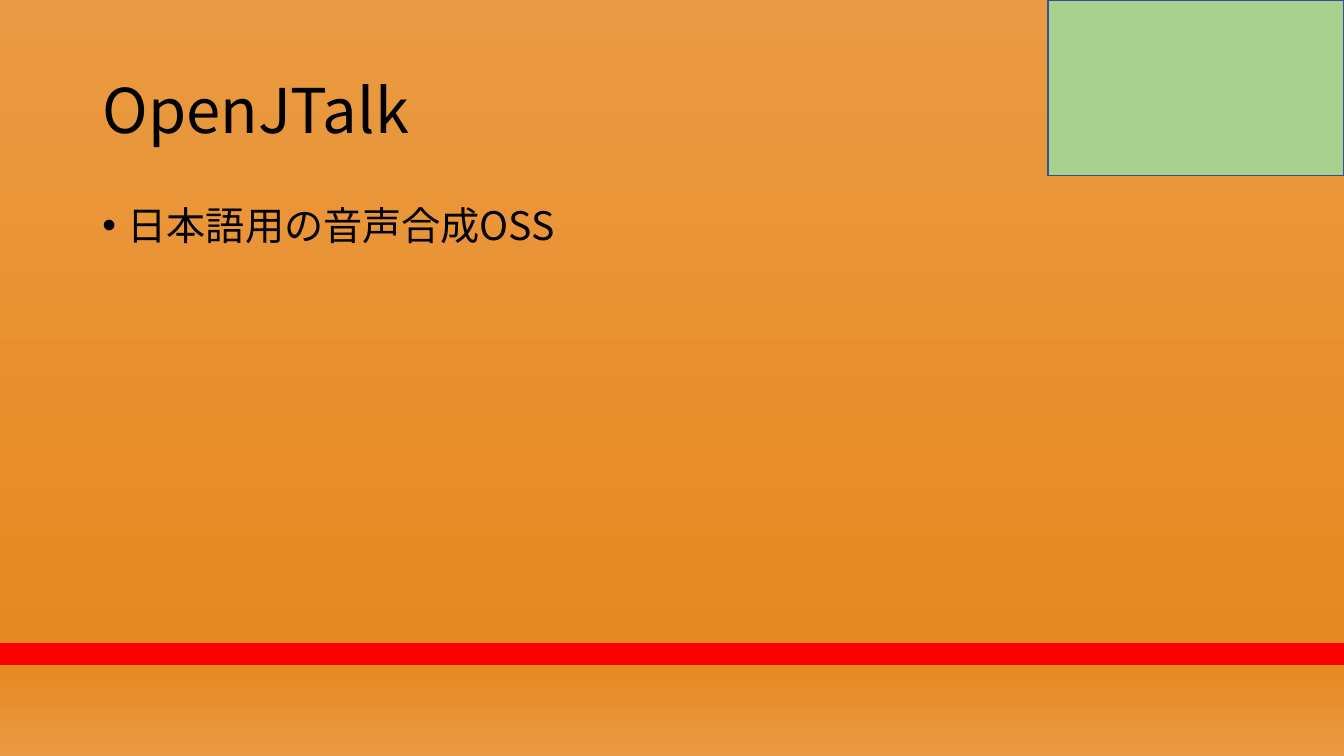
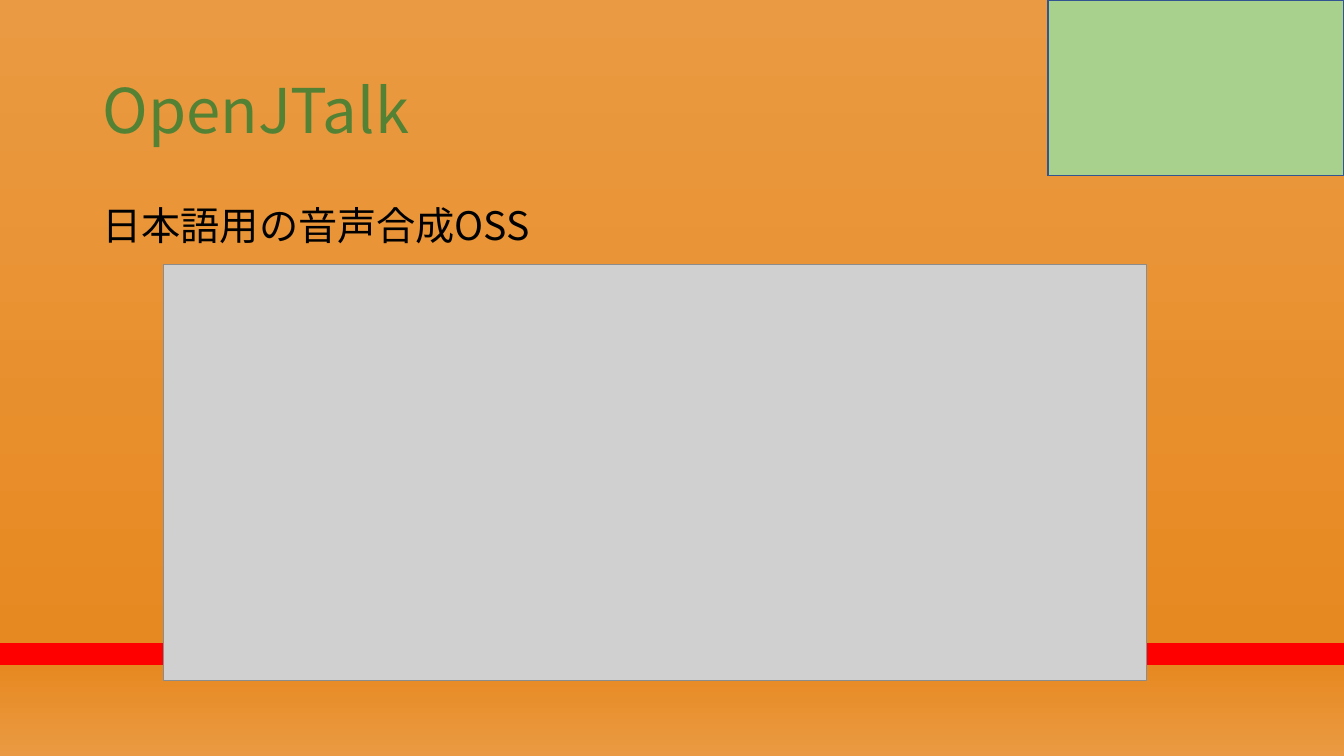
Before and after one commit to RikiishiSuzunosuke/AIspeaker_yosie, a slide deck: slide 16 of presentation/第二回プレゼン_アウトライン.pptx. Drawn at 1344x756 pixels with LibreOffice and Linux fonts; fonts in the diff are those of the drawing; grey boxes stand for pictures. Boxes give left, top, right and bottom in pixels: in the first picture for what was removed or moved away, otherwise in the second. Text is boxed around its words. In the diff, an @@ line names an element or a change of style, - is before the commit and + after.

```diff
--- a/presentation/第二回プレゼン_アウトライン.pptx
+++ b/presentation/第二回プレゼン_アウトライン.pptx
@@ title "OpenJTalk" at <box>102,84,409,147</box>: text colour #000000 to #548235, letter outline none to #000000 0.75 pt @@
@@ text "日本語用の音声合成OSS" at <box>102,207,529,243</box>: bullet • to none @@
@@ picture added at <box>163,265,1146,682</box> @@
```
Also in this commit, not shown: 10 other slides changed, 1 other file.
